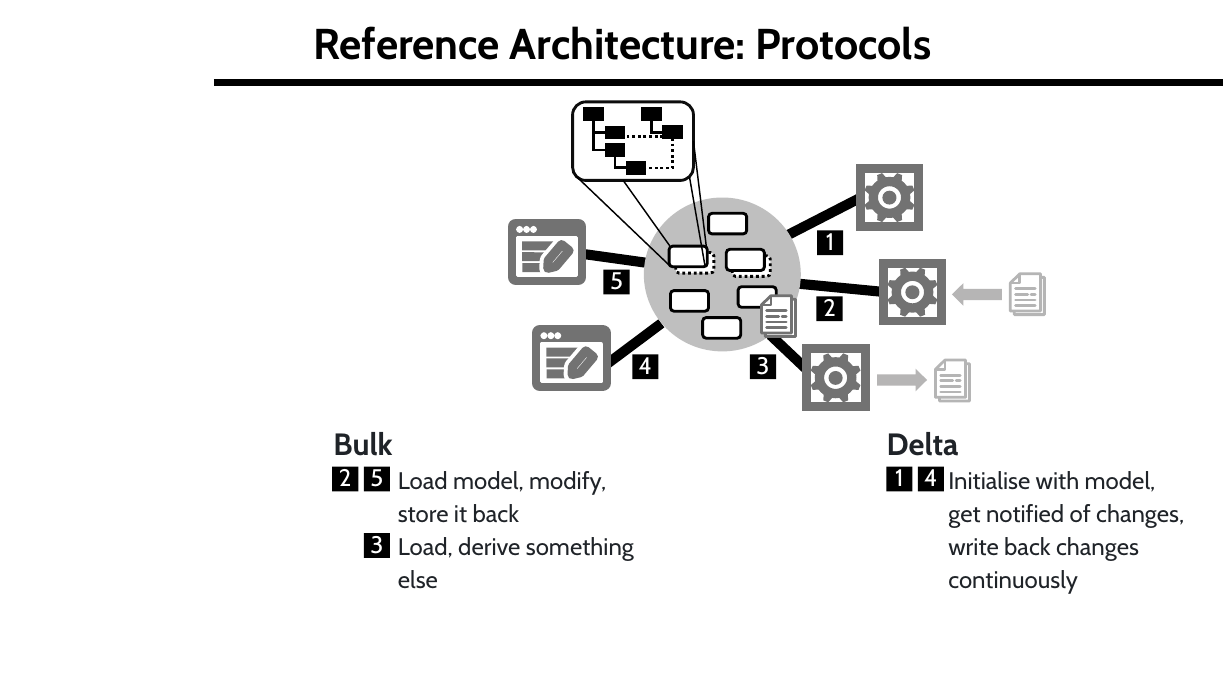
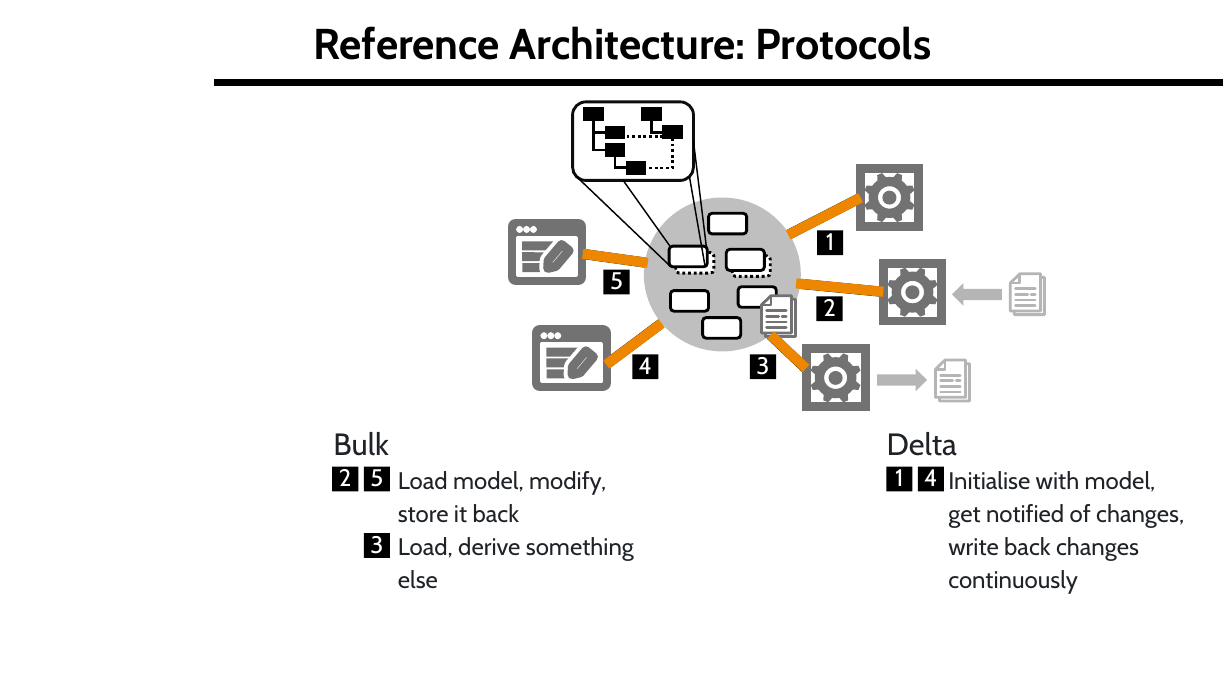
Before and after one commit to LionWeb-io/specification, a slide deck: slide 10 of resources/LangDev Talk.pptx. Drawn at 1232x693 pixels with LibreOffice and Linux fonts; fonts in the diff are those of the drawing; background and template pictures are left out. Boxes give left, top, right and bottom in pixels: in the first picture for what was removed or moved away, otherwise in the second. Text is boxed around its words. In the diff, an @@ line names an element or a change of style, - is before the commit and + after.

```diff
--- a/resources/LangDev Talk.pptx
+++ b/resources/LangDev Talk.pptx
@@ group added at (583,198,883,368): 5 freeform shapes @@
@@ text at (333,432,388,456): bold off in "Bulk" @@
@@ text at (887,432,957,456): bold off in "Delta" @@
```
Also in this commit, not shown: 11 other slides changed.
